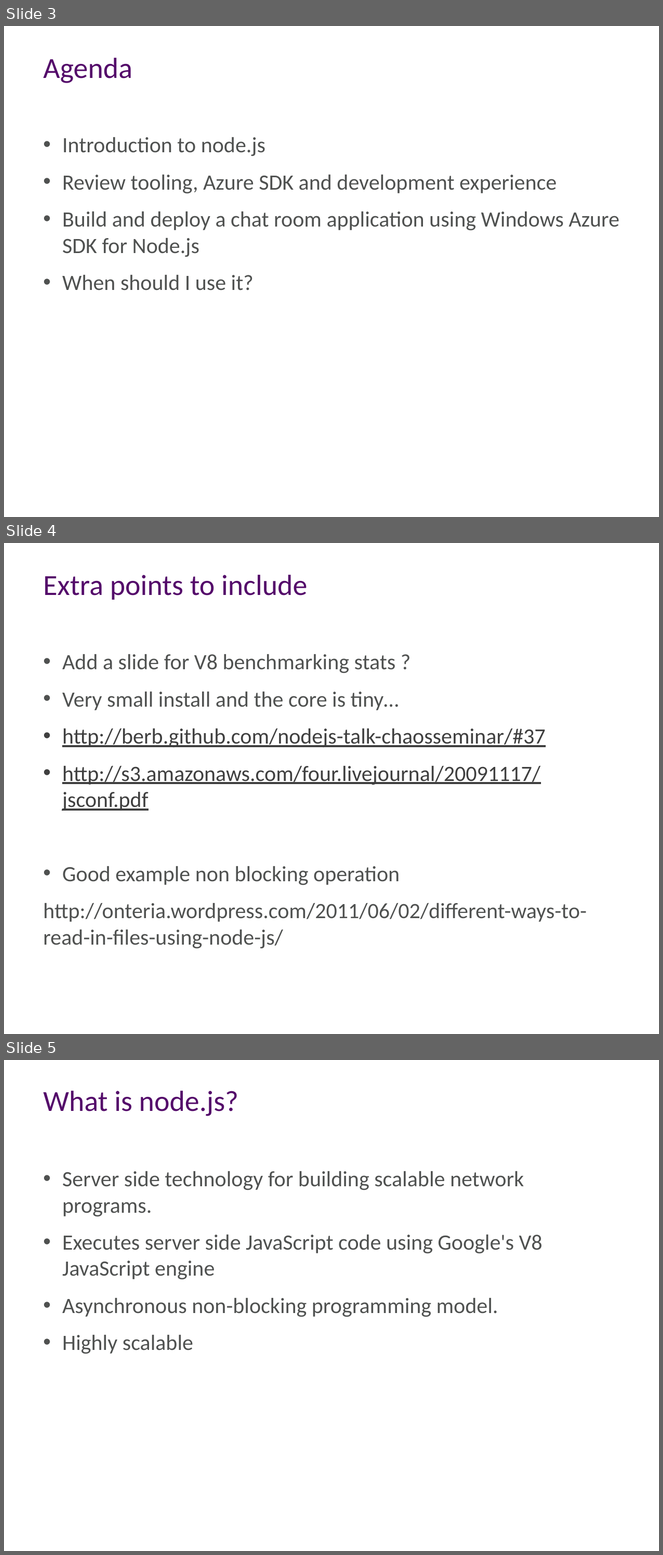
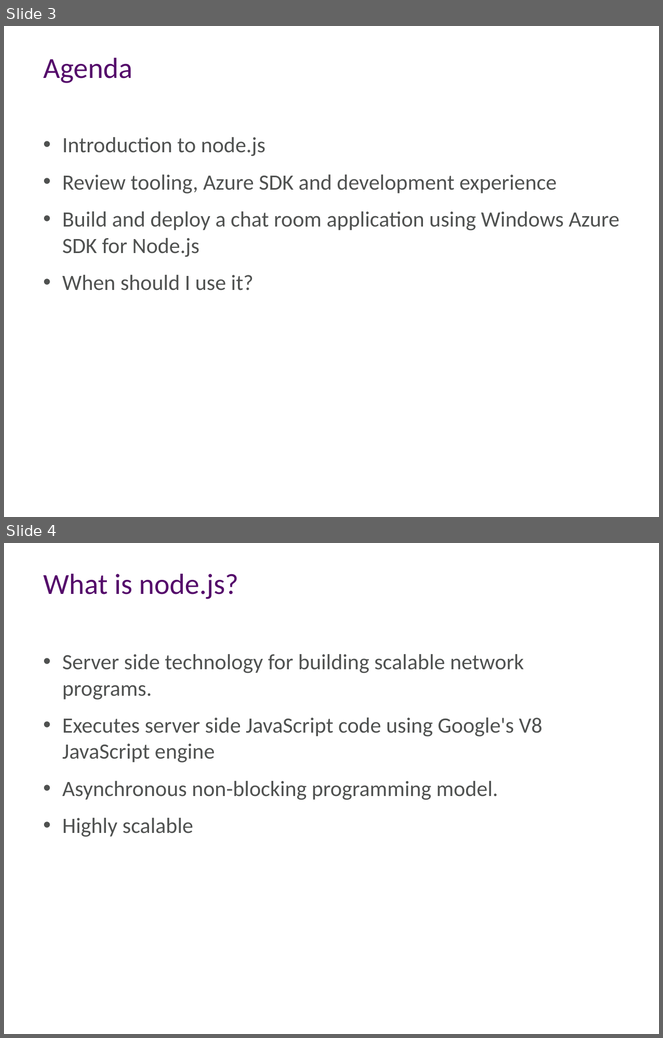
Before and after one commit to aidancasey/AzureNodeChatClient, a slide deck: presentation/Building Node.js Applications on Windows Azure.pptx. Shown one above the other, each under a label of ours: slides 3, 4 and 5 before the commit, slides 3 and 4 after it. The pictures are 663x1555 and 663x1038 pixels, drawn with LibreOffice and Linux fonts; fonts in the diff are those of the drawing; background and template pictures are left out. Boxes give left, top, right and bottom in pixels: in the first picture for what was removed or moved away, otherwise in the second. Text is boxed around its words. In the diff, an @@ line names an element or a change of style, - is before the commit and + after.

```diff
--- a/presentation/Building Node.js Applications on Windows Azure.pptx
+++ b/presentation/Building Node.js Applications on Windows Azure.pptx
@@ slide 4 removed at (4,543,659,1034), background #FFFFFF @@
@@ title removed at (43,575,307,600) @@
-Extra points to include
@@ text removed at (43,654,586,949) @@
-• Add a slide for V8 benchmarking stats ?
-• Very small install and the core is tiny…
-• http://berb.github.com/nodejs-talk-chaosseminar/#37
-• http://s3.amazonaws.com/four.livejournal/20091117/jsconf.pdf
-• Good example non blocking operation
-http://onteria.wordpress.com/2011/06/02/different-ways-to-read-in-files-using-node-js/
@@ what was slide 5 is now slide 4 @@
```
